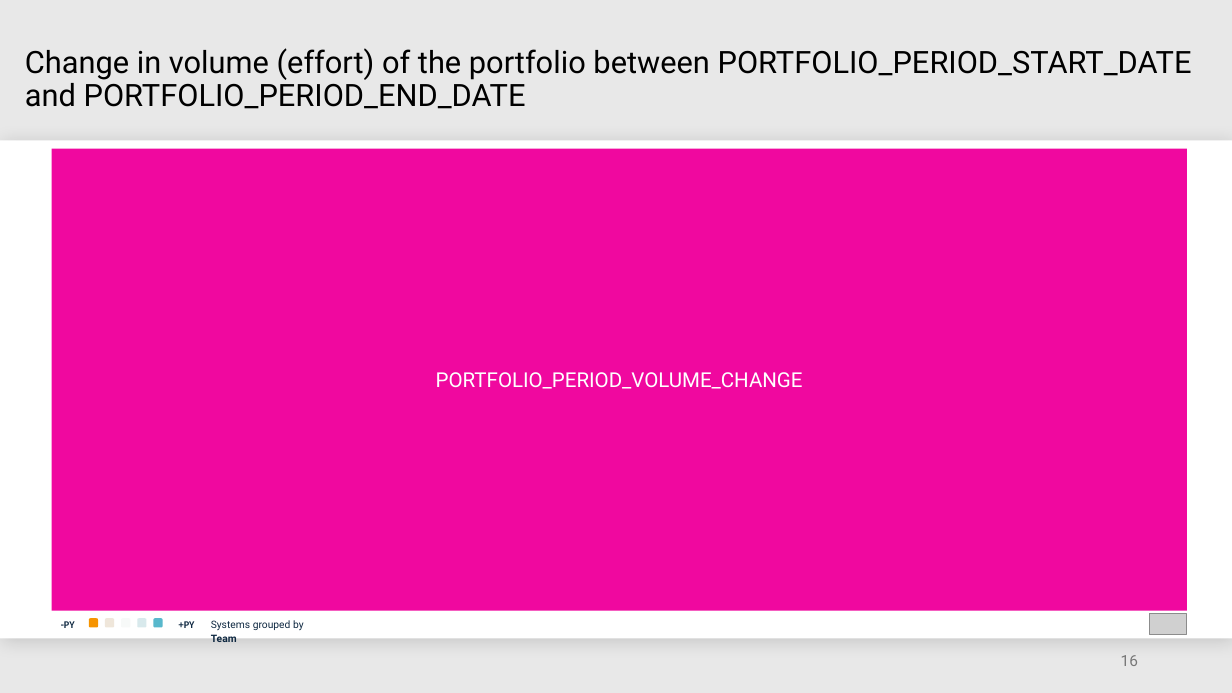
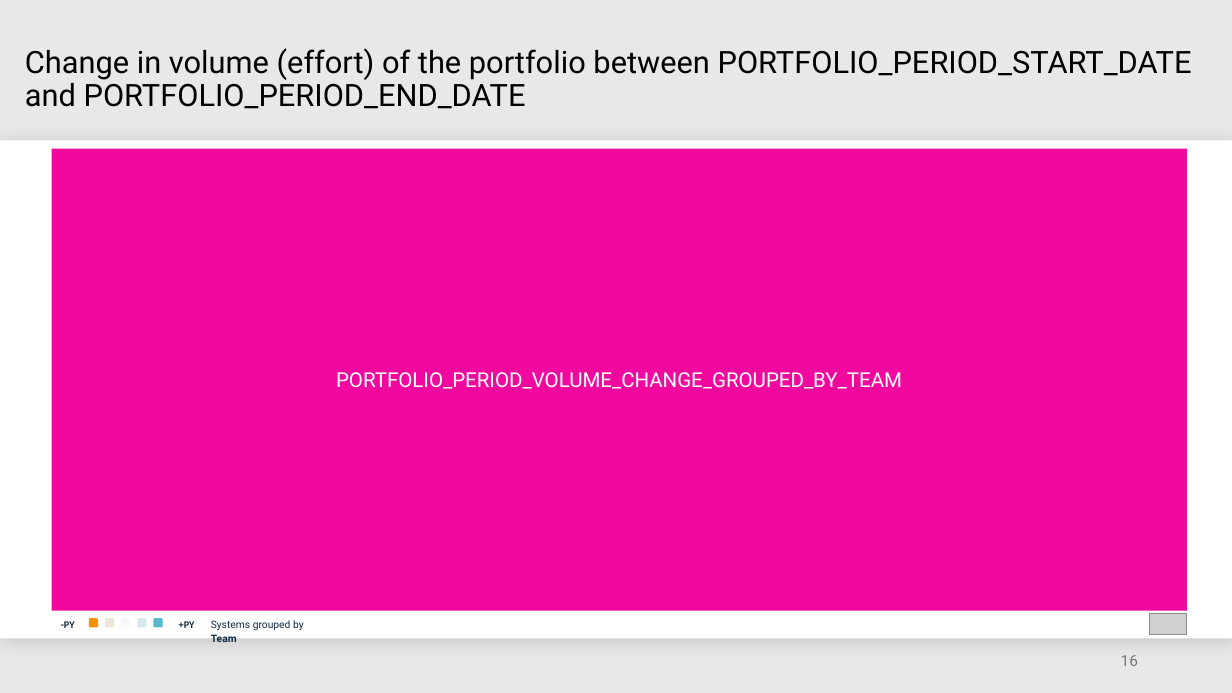
Before and after one commit to mardibiase/sigrid-integrations, a slide deck: slide 16 of report-generator/src/report_generator/presets/templates/portfolio-overview.pptx. Drawn at 1232x693 pixels with LibreOffice and Linux fonts; fonts in the diff are those of the drawing; grey boxes stand for pictures. Boxes give left, top, right and bottom in pixels: in the first picture for what was removed or moved away, otherwise in the second. Text is boxed around its words. In the diff, an @@ line names an element or a change of style, - is before the commit and + after.

```diff
--- a/report-generator/src/report_generator/presets/templates/portfolio-overview.pptx
+++ b/report-generator/src/report_generator/presets/templates/portfolio-overview.pptx
@@ text in rectangle at box(336, 372, 902, 389): text changed @@
-PORTFOLIO_PERIOD_VOLUME_CHANGE
+PORTFOLIO_PERIOD_VOLUME_CHANGE_GROUPED_BY_TEAM
```
Also in this commit, not shown: 8 other slides changed.
